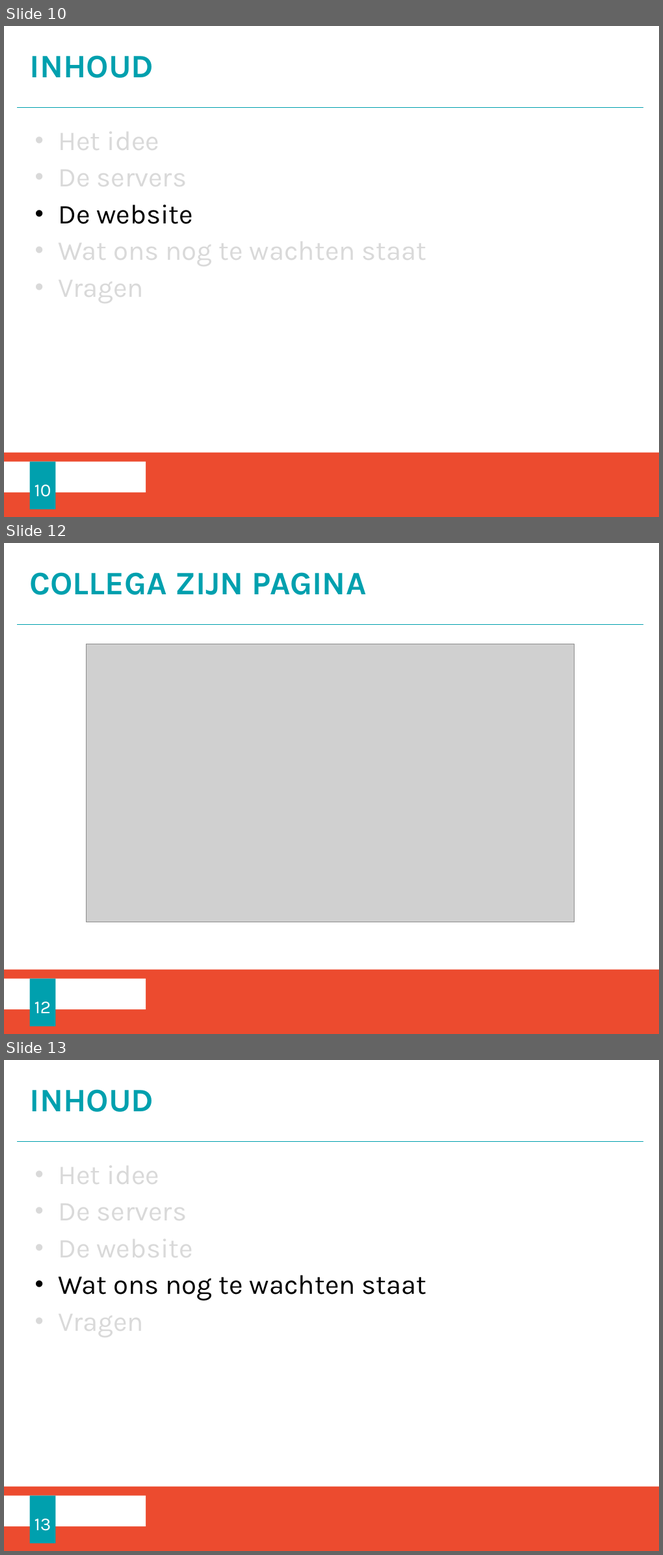
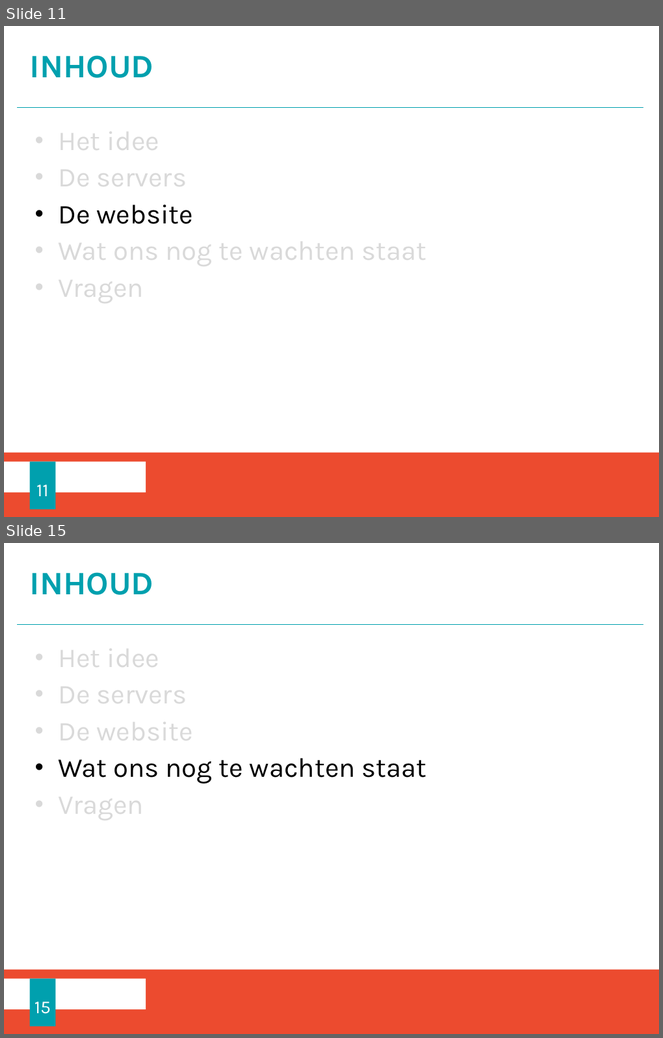
Before and after one commit to RBracke/SocialBusiness, a slide deck: Documenten/presentatie_mid.pptx. Shown one above the other, each under a label of ours: slides 10, 12 and 13 before the commit, slides 11 and 15 after it; the slides between them are not shown. The pictures are 663x1555 and 663x1038 pixels, drawn with LibreOffice and Linux fonts; fonts in the diff are those of the drawing; grey boxes stand for pictures; background and template pictures are left out. Boxes give left, top, right and bottom in pixels: in the first picture for what was removed or moved away, otherwise in the second. Text is boxed around its words. In the diff, an @@ line names an element or a change of style, - is before the commit and + after.

```diff
--- a/Documenten/presentatie_mid.pptx
+++ b/Documenten/presentatie_mid.pptx
@@ slide 12 removed at (4, 543, 659, 1034), background #FFFFFF; not listed: 3 template elements that a slide beside it also shows @@
@@ title removed at (30, 572, 367, 595) @@
-COLLEGA ZIJN PAGINA
@@ picture removed at (86, 644, 574, 923) @@
@@ page number removed at (29, 979, 55, 1027) @@
-12
@@ what was slide 10 is now slide 11 @@
@@ page number at (36, 485, 48, 497): text changed @@
-10
+11
@@ what was slide 13 is now slide 15 @@
@@ page number at (35, 1002, 51, 1014): text changed @@
-13
+15
```
Also in this commit, not shown: 6 slides added, 2 other slides removed, 2 other files.
